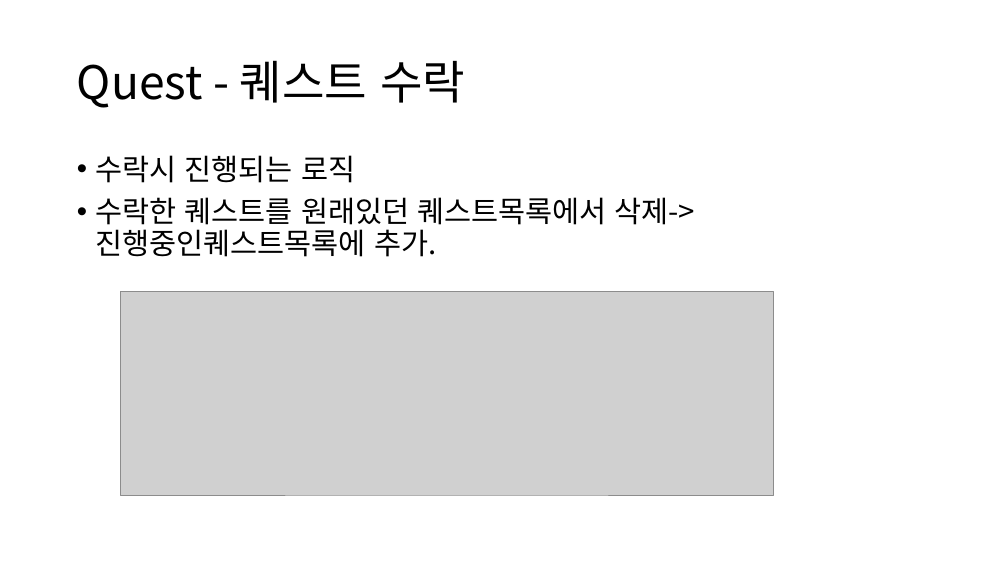
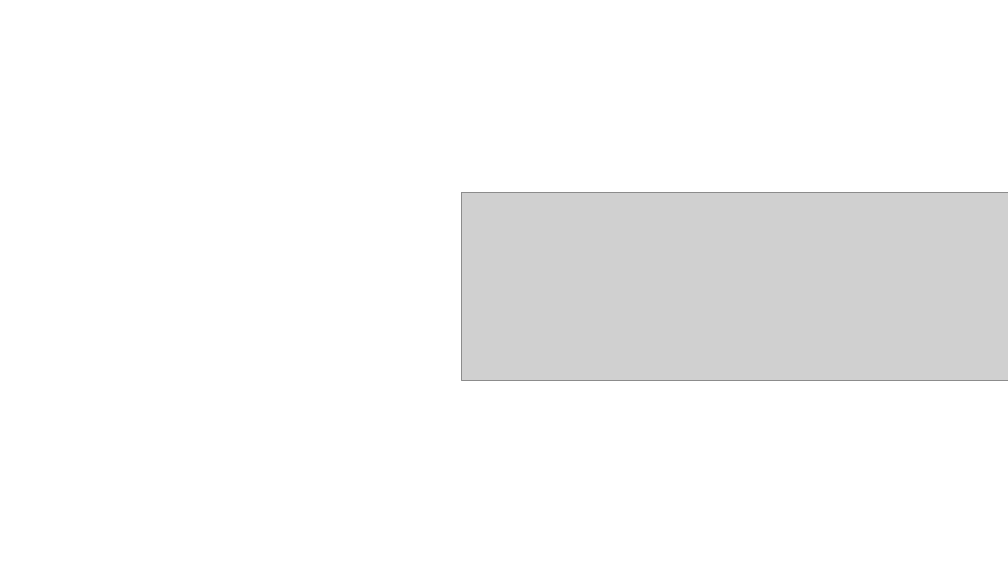
Before and after one commit to sh010207/TextRPG, a slide deck: slide 20 of 수조.pptx (slide 21 before the commit). Drawn at 1008x567 pixels with LibreOffice and Linux fonts; fonts in the diff are those of the drawing; grey boxes stand for pictures. Boxes give left, top, right and bottom in pixels: in the first picture for what was removed or moved away, otherwise in the second. Text is boxed around its words. In the diff, an @@ line names an element or a change of style, - is before the commit and + after.

```diff
--- a/수조.pptx
+++ b/수조.pptx
@@ title removed at <box>77,60,465,108</box> @@
-Quest - 퀘스트 수락
@@ text removed at <box>96,155,696,257</box> @@
-• 수락시 진행되는 로직
-• 수락한 퀘스트를 원래있던 퀘스트목록에서 삭제->진행중인퀘스트목록에 추가.
@@ picture: place and size @@
-picture at <box>120,291,773,495</box>
+picture at <box>462,193,1008,380</box>
```
Also in this commit, not shown: 20 other slides changed, 1 slide added, 2 slides removed.
